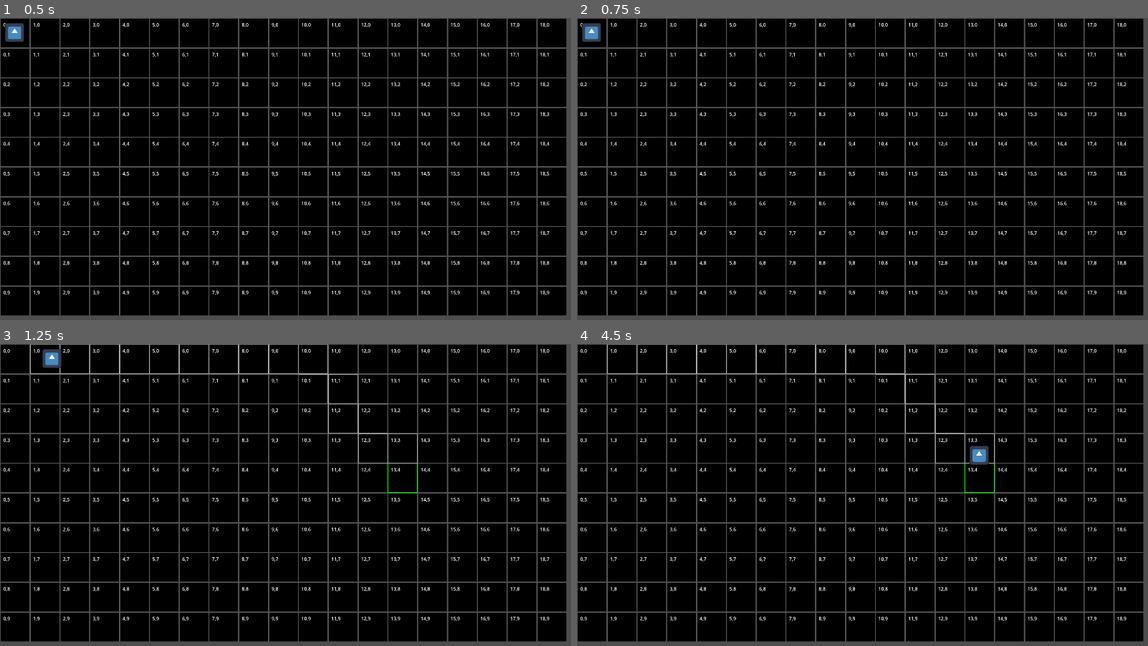
Above: before the commit, frames 1-4 (two rows, left to right).
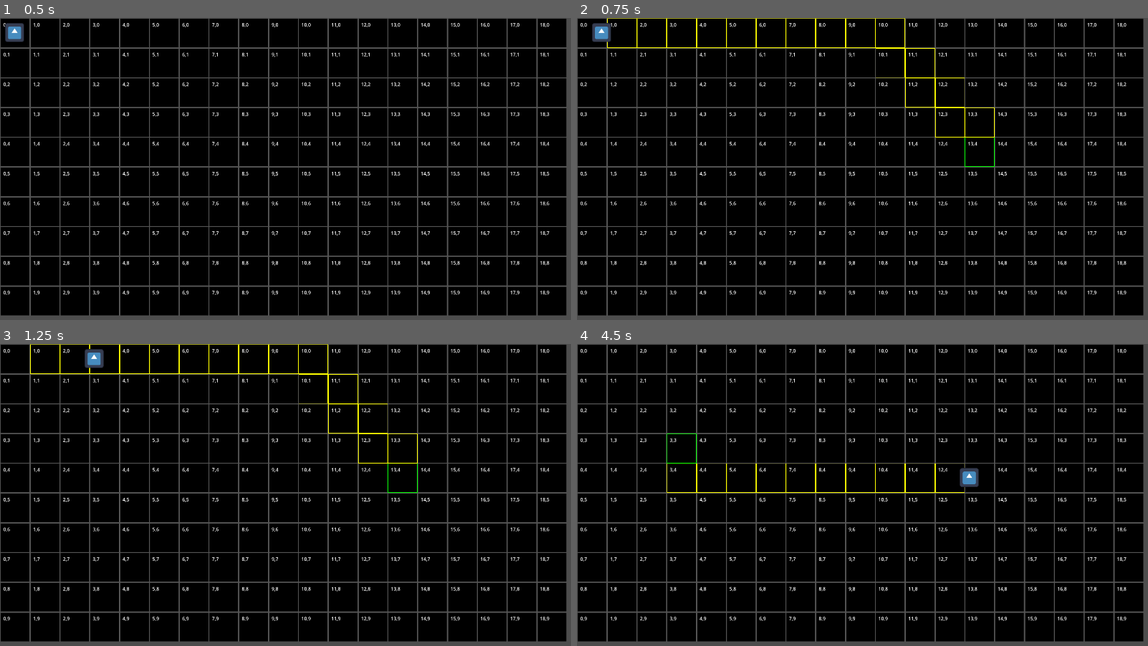
Above: after the commit, the same moments.

Repository: johnghall/gd-xcom-like
Game: Godot game, scene res://map.tscn
Two runs of this game, one before a commit and one after it. Both use one fixed random seed, a clock stepped at 60 frames per second and the inputs below. The engine's default icon, where the game draws it, is replaced by a stand-in: a white triangle on a blue panel in a dark square.
Inputs (mouse positions are in pixels of both pictures, inside the frame that each line leads up to):
- Up to frame 1 (0.5 s): no input
- Up to frame 2 (0.75 s): tap Enter at 0.5 s; move the mouse to (988, 162) at 0.52 s; click (988, 162) at 0.67 s
- Up to frame 3 (1.25 s): no input
- Up to frame 4 (4.5 s): move the mouse to (748, 522) at 1.27 s; click (748, 522) at 1.42 s; move the mouse to (919, 434) at 2.02 s; click (919, 434) at 2.17 s; move the mouse to (833, 567) at 2.77 s; click (833, 567) at 2.92 s; move the mouse to (1033, 552) at 3.52 s; click (1033, 552) at 3.67 s; move the mouse to (691, 455) at 4.27 s; click (691, 455) at 4.42 s

Frame 1 is identical in both runs. In frame 2, 1.1% of the frame differs, in the area x 0-74%, y 0-50%; in frame 3, 1.1%; in frame 4, 1.5%, in the area x 5-74%, y 0-50%.

Commit message:
feat: mouse input movement instead of random

Diff:
--- a/character/character.gd
+++ b/character/character.gd
@@ -1,6 +1,7 @@
 extends Node2D
 
 @export var game_coordinate: Vector2
+@export var is_moving: bool
 
 
 func move_character(coordinate_pxl: Vector2, coordinate_game: Vector2, duration: float) -> void:
--- a/grid_square/grid_square.gd
+++ /dev/null
@@ -1,11 +0,0 @@
-extends Node2D
-
-
-# Called when the node enters the scene tree for the first time.
-func _ready() -> void:
-	pass # Replace with function body.
-
-
-# Called every frame. 'delta' is the elapsed time since the previous frame.
-func _process(delta: float) -> void:
-	pass
--- a/grid_square/grid_square.tscn
+++ b/grid_square/grid_square.tscn
@@ -1,21 +1,27 @@
-[gd_scene load_steps=2 format=3 uid="uid://0fa1be405lsj"]
+[gd_scene load_steps=3 format=3 uid="uid://0fa1be405lsj"]
 
 [sub_resource type="CanvasTexture" id="CanvasTexture_qdhw4"]
+
+[sub_resource type="RectangleShape2D" id="RectangleShape2D_wwqbh"]
+size = Vector2(96, 96)
 
 [node name="grid_square" type="Node2D"]
 position = Vector2(2.08165e-12, 2.08165e-12)
 metadata/_edit_group_ = true
+metadata/_edit_lock_ = true
 
 [node name="Border" type="Sprite2D" parent="."]
 modulate = Color(0.366595, 0.366595, 0.366595, 1)
 position = Vector2(50, 50)
 scale = Vector2(100, 100)
 texture = SubResource("CanvasTexture_qdhw4")
+metadata/_edit_lock_ = true
 
 [node name="Inside" type="Sprite2D" parent="Border"]
 modulate = Color(0, 0, 0, 1)
 scale = Vector2(0.96, 0.96)
 texture = SubResource("CanvasTexture_qdhw4")
+metadata/_edit_lock_ = true
 
 [node name="Label" type="Label" parent="."]
 z_index = 2
@@ -26,3 +32,13 @@
 theme_override_font_sizes/font_size = 16
 text = "1, 2
 "
+metadata/_edit_use_anchors_ = true
+metadata/_edit_lock_ = true
+
+[node name="Area2D" type="Area2D" parent="."]
+position = Vector2(50, 50)
+metadata/_edit_lock_ = true
+
+[node name="CollisionShape2D" type="CollisionShape2D" parent="Area2D"]
+shape = SubResource("RectangleShape2D_wwqbh")
+metadata/_edit_lock_ = true
--- a/map.gd
+++ b/map.gd
@@ -9,7 +9,7 @@
 var MOVE_TIME = 0.2
 var DARK_GRAY = Color(0.33, 0.33, 0.33)
 var GREEN = Color(0, 1, 0)
-var YELLOW = Color(0.66, 0.66, 0.66)
+var YELLOW = Color(1, 1, 0)
 
 var elapsed_time: float = 0
 var timeToNextJump = 1
@@ -22,33 +22,8 @@
 
 
 # Called every frame. 'delta' is the elapsed time since the previous frame.
-func _process(delta: float) -> void:
-	elapsed_time += delta
-	if elapsed_time >= timeToNextJump:
-		elapsed_time = 0
-		var rng = RandomNumberGenerator.new()
-		var rand_coord = Vector2(
-			rng.randi_range(0, int(GRID_SIZE.x - 1)), rng.randi_range(0, int(GRID_SIZE.y - 1))
-		)
-		var character = get_node("Character")
-		var path = character.get_game_path(character.game_coordinate, rand_coord)
-		timeToNextJump = MOVE_TIME * path.size() + 1
-		for coord in path:
-			var next_square = _get_grid_square_by_coordinate(coord)
-			next_square.get_node("Border").modulate = YELLOW
-
-		var target_square = _get_grid_square_by_coordinate(rand_coord)
-		var border = target_square.get_node("Border")
-		border.modulate = GREEN
-
-		for coord in path:
-			var next_square = _get_grid_square_by_coordinate(coord)
-			await character.move_character(next_square.position, coord, MOVE_TIME)
-
-		for coord in path:
-			var next_square = _get_grid_square_by_coordinate(coord)
-			next_square.get_node("Border").modulate = DARK_GRAY
-
+func _process(_delta: float) -> void:
+	pass
 
 func _instantiate_grid():
 	for x in GRID_SIZE.x:
@@ -58,6 +33,11 @@
 			new_square.position = Vector2(GRID_SQUARE_SIZE.x * x, GRID_SQUARE_SIZE.y * y)
 			new_square.get_child(1).text = str(x) + "," + str(y)
 			new_square.get_node("Border").modulate = Color(0.33, 0.33, 0.33)
+			var onClick = func (_viewport: Node, event: InputEvent, _shape_idx: int):
+				var character = get_node('Character')
+				if event is InputEventMouseButton && event.button_index == 1 && !(character.is_moving):
+					_move_character_to_target_square(character, Vector2(x, y))
+			new_square.get_node("Area2D").connect('input_event', onClick)
 			add_child(new_square)
 
 
@@ -67,9 +47,36 @@
 	new_character.position = start_square.position
 	new_character.scale = Vector2(GRID_SQUARE_SIZE.x / 50, GRID_SQUARE_SIZE.y / 50)
 	new_character.game_coordinate = Vector2(0, 0)
+	new_character.is_moving = false
 	add_child(new_character)
 
 
 func _get_grid_square_by_coordinate(coordinate: Vector2) -> Node:
 	var index = coordinate.x * GRID_SIZE.y + coordinate.y
 	return get_child(index)
+
+func _move_character_to_target_square(character: Node2D, target_game_coord: Vector2):
+	if (character.is_moving): return
+	character.is_moving = true
+	var start_square = _get_grid_square_by_coordinate(character.game_coordinate)
+	var path = character.get_game_path(character.game_coordinate, target_game_coord)
+	timeToNextJump = MOVE_TIME * path.size() + 1
+	for coord in path:
+		var next_square = _get_grid_square_by_coordinate(coord)
+		next_square.get_node("Border").modulate = YELLOW
+
+	var target_square = _get_grid_square_by_coordinate(target_game_coord)
+	var border = target_square.get_node("Border")
+	border.modulate = GREEN
+
+	for coord in path:
+		var next_square = _get_grid_square_by_coordinate(coord)
+		await character.move_character(next_square.position, coord, MOVE_TIME)
+
+	for coord in path:
+		var next_square = _get_grid_square_by_coordinate(coord)
+		next_square.get_node("Border").modulate = DARK_GRAY
+
+	start_square.get_node("Border").modulate = DARK_GRAY
+
+	character.is_moving = false
